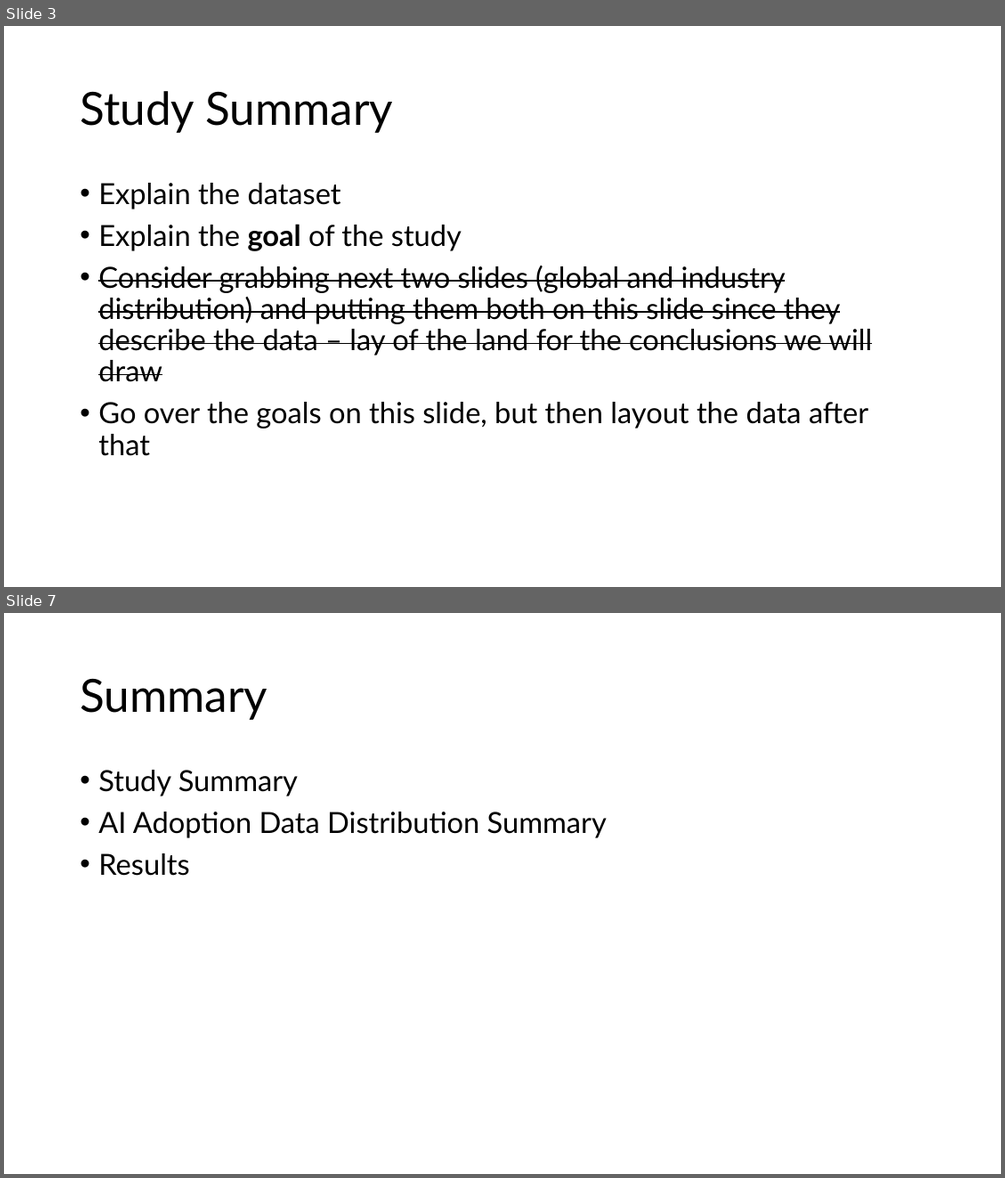
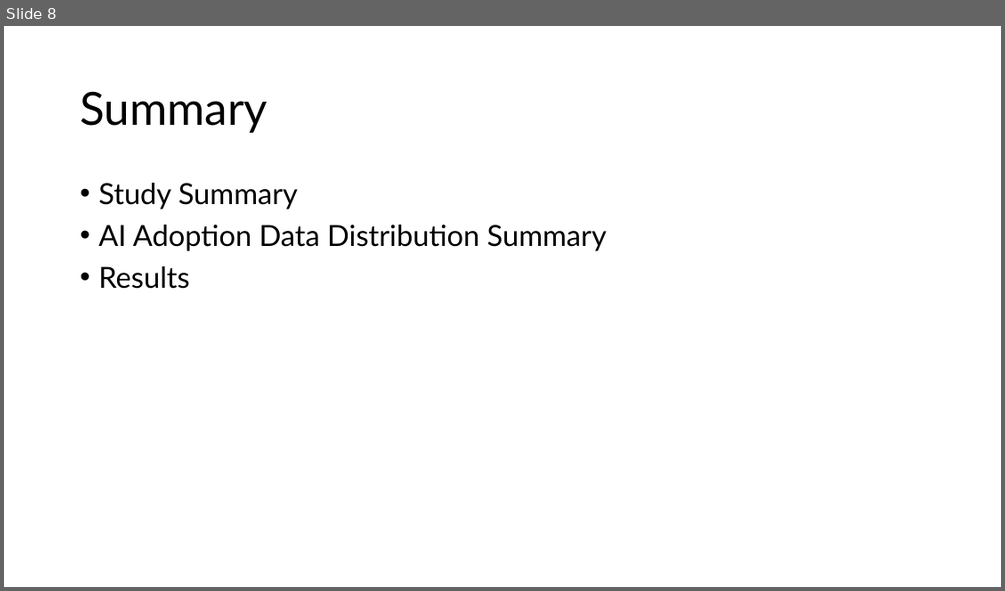
Before and after one commit to S-Shockley/MidtermAIAdoption, a slide deck: Presentation/Global AI Adoption & Workforce Impact Dataset.pptx. Shown one above the other, each under a label of ours: slides 3 and 7 before the commit, slide 8 after it; the slides between them are not shown. The pictures are 1005x1178 and 1005x591 pixels, drawn with LibreOffice and Linux fonts; fonts in the diff are those of the drawing. Boxes give left, top, right and bottom in pixels: in the first picture for what was removed or moved away, otherwise in the second. Text is boxed around its words. In the diff, an @@ line names an element or a change of style, - is before the commit and + after.

Commit message:
Monday afternoon

```diff
--- a/Presentation/Global AI Adoption & Workforce Impact Dataset.pptx
+++ b/Presentation/Global AI Adoption & Workforce Impact Dataset.pptx
@@ slide 3 removed at (x1=4, y1=26, x2=1001, y2=587), background #FFFFFF @@
@@ title removed at (x1=80, y1=91, x2=393, y2=133) @@
-Study Summary
@@ text removed at (x1=98, y1=183, x2=872, y2=456) @@
-• Explain the dataset
-• Explain the goal of the study
-• Consider grabbing next two slides (global and industry distribution) and putting them both on this slide since they describe the data – lay of the land for the conclusions we will draw
-• Go over the goals on this slide, but then layout the data after that
@@ what was slide 7 is now slide 8 @@
```
Also in this commit, not shown: 2 slides changed, 5 slides added, 4 other slides removed, 7 other files.
